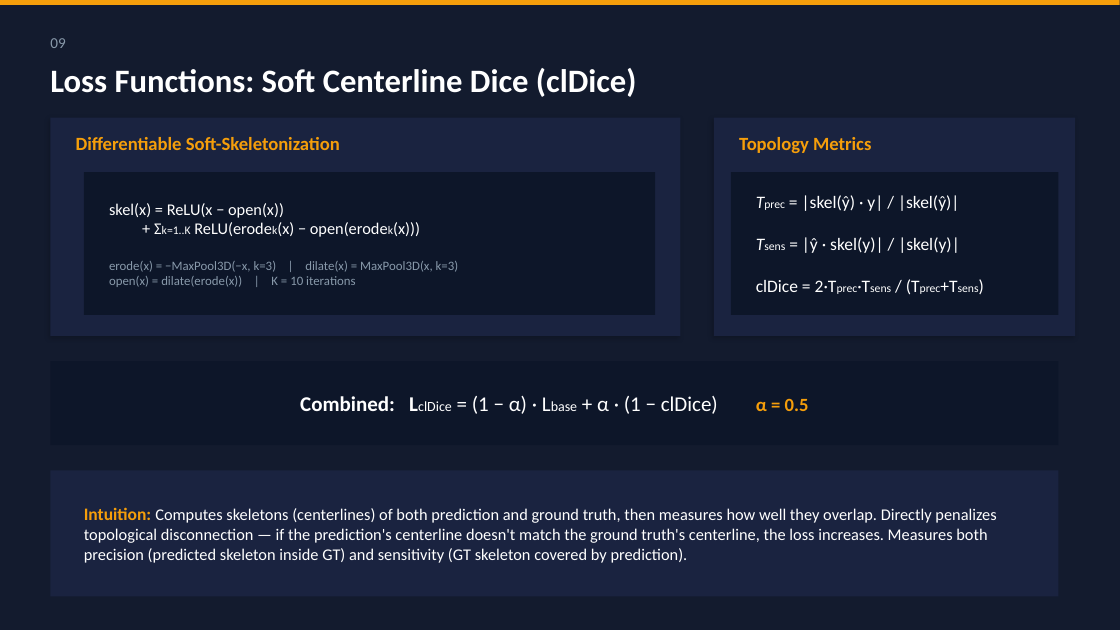
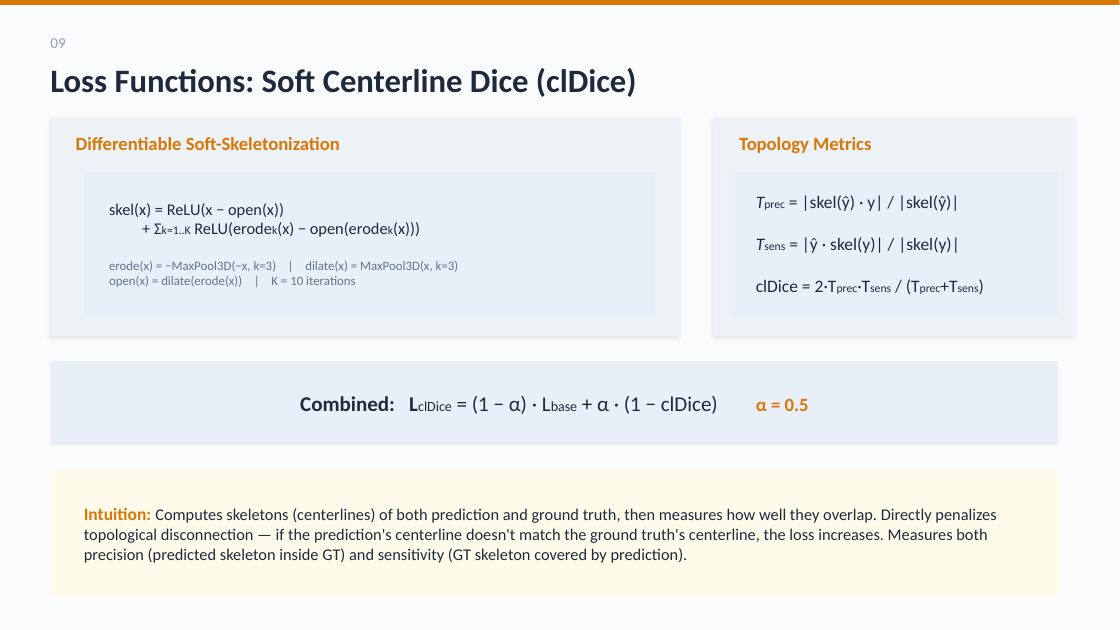
Before and after one commit to SamihAmer/Deep-Learning-for-Computer-Vision, a slide deck: slide 10 of vessel_seg_v2/CTA Seg V2/report/presentation_v2.pptx. Drawn at 1120x630 pixels with LibreOffice and Linux fonts; fonts in the diff are those of the drawing. Boxes give left, top, right and bottom in pixels: in the first picture for what was removed or moved away, otherwise in the second. Text is boxed around its words. In the diff, an @@ line names an element or a change of style, - is before the commit and + after.

```diff
--- a/vessel_seg_v2/CTA Seg V2/report/presentation_v2.pptx
+++ b/vessel_seg_v2/CTA Seg V2/report/presentation_v2.pptx
@@ background #131B2E to #FAFBFD @@
@@ rectangle at (0, 0, 1120, 5): fill #F59E0B to #D97706 @@
@@ text "09" at (50, 38, 65, 48): text colour #8899AA to #94A3B8 @@
@@ text "Loss Functions: Soft Centerline Dice ..." at (50, 68, 637, 97): text colour #FFFFFF to #1E293B @@
@@ rectangle at (50, 118, 681, 336): fill #1A2340 to #EDF2F7; shadow changed @@
@@ rectangle at (714, 118, 1075, 336): fill #1A2340 to #EDF2F7; shadow changed @@
@@ text "Differentiable Soft-Skeletonization" at (76, 137, 340, 150): text colour #F59E0B to #D97706 @@
@@ text "Topology Metrics" at (739, 137, 871, 153): text colour #F59E0B to #D97706 @@
@@ text "skel(x) = ReLU(x − open(x))" at (109, 203, 459, 287): text colour #FFFFFF to #1E293B in "skel(x) = ReLU(x − open(x))", "+ Σk=1..K ReLU(erodek(x) − open(erodek(x)))"; text colour #8899AA to #64748B in "erode(x) = −MaxPool3D(−x, k=3) | dilate(x) = ...", "open(x) = dilate(erode(x)) | K = 10 ..." @@
@@ text "Tprec = |skel(ŷ) · y| ..." at (756, 195, 960, 292): text colour #FFFFFF to #1E293B @@
@@ fill #0D1629 to #E8EFF8 in 3 elements at (84, 172, 655, 315), (731, 172, 1059, 315), (50, 361, 1059, 445) @@
@@ text "Combined: LclDice = (1 − ..." at (300, 396, 809, 414): text colour #FFFFFF to #1E293B in "Combined: LclDice = (1 − α) · ..."; text colour #F59E0B to #D97706 in "α = 0.5" @@
@@ rectangle at (50, 471, 1059, 597): fill #1A2340 to #FFFBEB @@
@@ text "Intuition: Computes skeletons (centerlines) of ..." at (84, 507, 996, 563): text colour #F59E0B to #D97706 in "Intuition:"; text colour #FFFFFF to #1E293B @@
```
Also in this commit, not shown: 20 other slides changed, 14 other files.
